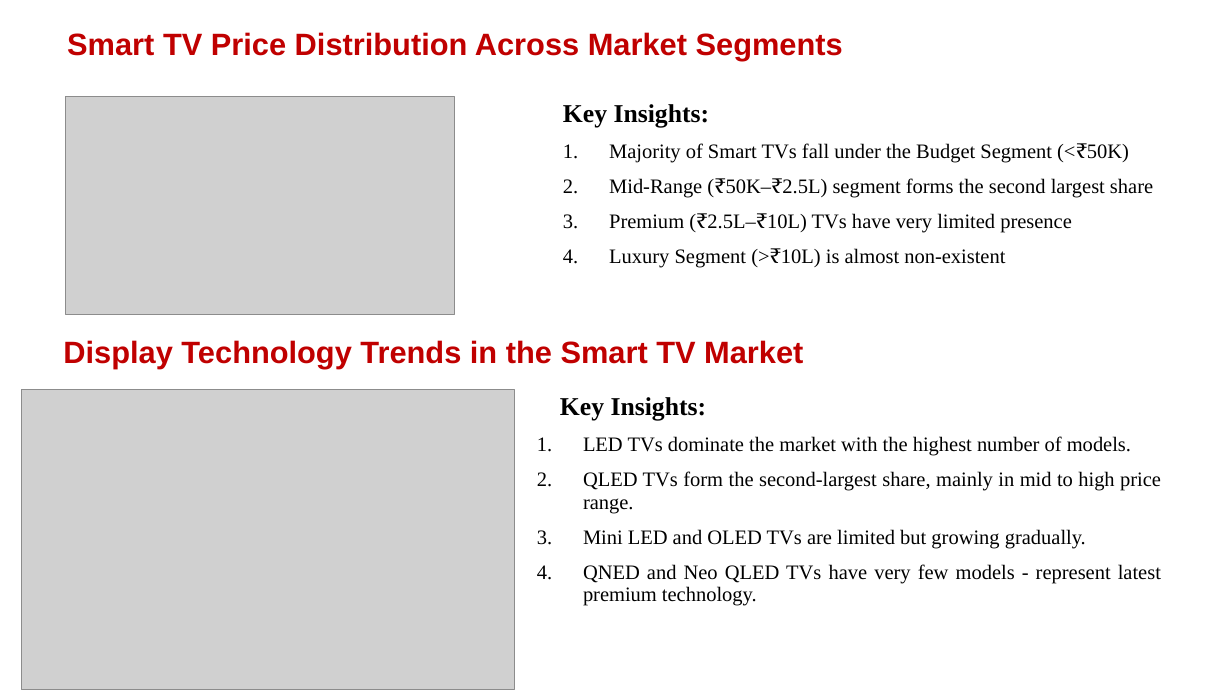
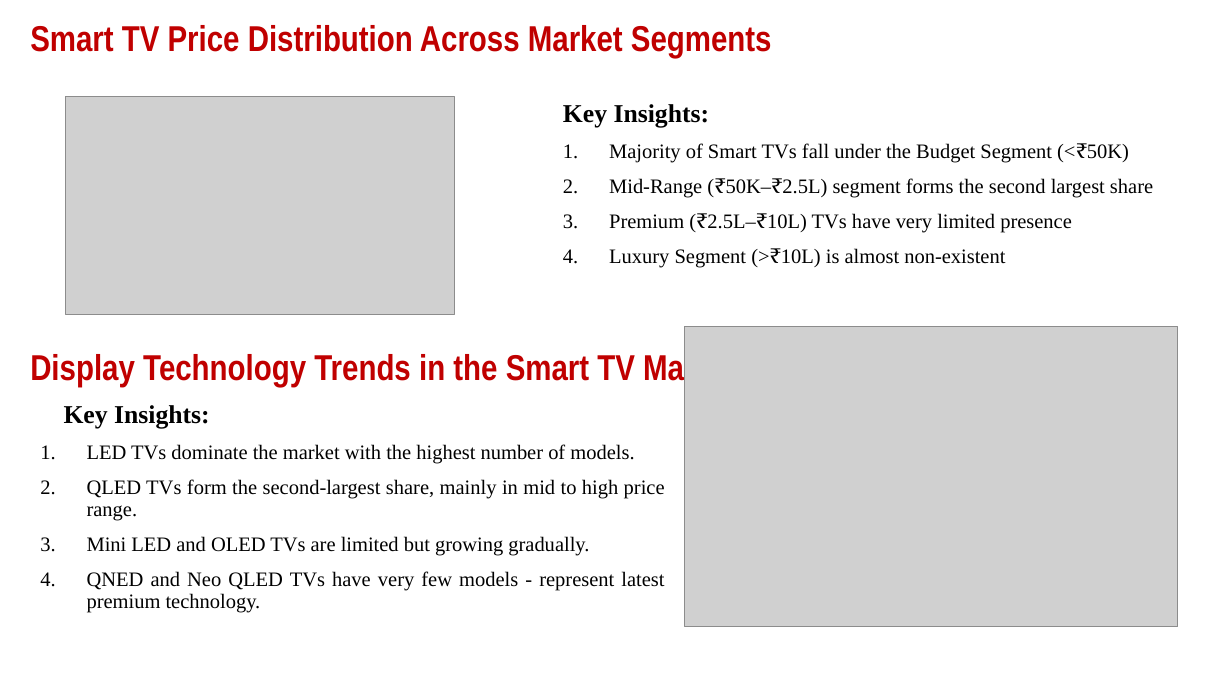
Before and after one commit to ManasaSiripurapu/smart-tv-analysis, a slide deck: slide 12 of SmartTV_DataAnalysis.pptx. Drawn at 1232x693 pixels with LibreOffice and Linux fonts; fonts in the diff are those of the drawing; grey boxes stand for pictures; background and template pictures are left out. Boxes give left, top, right and bottom in pixels: in the first picture for what was removed or moved away, otherwise in the second. Text is boxed around its words. In the diff, an @@ line names an element or a change of style, - is before the commit and + after.

```diff
--- a/SmartTV_DataAnalysis.pptx
+++ b/SmartTV_DataAnalysis.pptx
@@ title "Smart TV Price Distribution Across ...": place and size @@
-title "Smart TV Price Distribution Across ..." at <box>67,32,843,60</box>
+title "Smart TV Price Distribution Across ..." at <box>30,25,772,59</box>
@@ title "Smart TV Price Distribution Across ..." at <box>30,25,772,59</box>: size 24 to 28 pt, font Arial to Arial Narrow; alignment centre to left @@
@@ picture: place and size @@
-picture at <box>21,389,515,690</box>
+picture at <box>685,326,1178,628</box>
@@ text "Display Technology Trends in the ..." at <box>30,352,738,388</box>: size 24 to 28 pt, font Arial to Arial Narrow; alignment centre to left @@
@@ text "Display Technology Trends in the ...": place and size @@
-text "Display Technology Trends in the ..." at <box>63,340,803,369</box>
+text "Display Technology Trends in the ..." at <box>30,352,738,388</box>
@@ text "Key Insights:": place and size @@
-text "Key Insights:" at <box>560,397,1161,606</box>
+text "Key Insights:" at <box>64,405,665,613</box>
```
Also in this commit, not shown: 19 other slides changed, 1 slide added, 3 slides removed.
